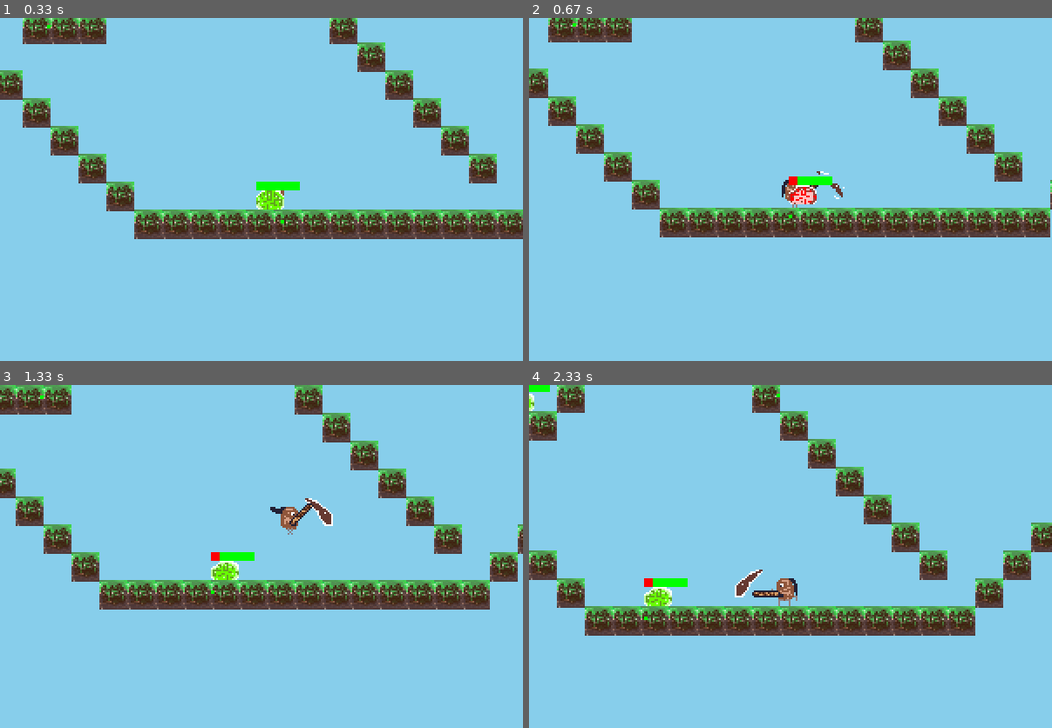
Above: before the commit, frames 1-4 (two rows, left to right).
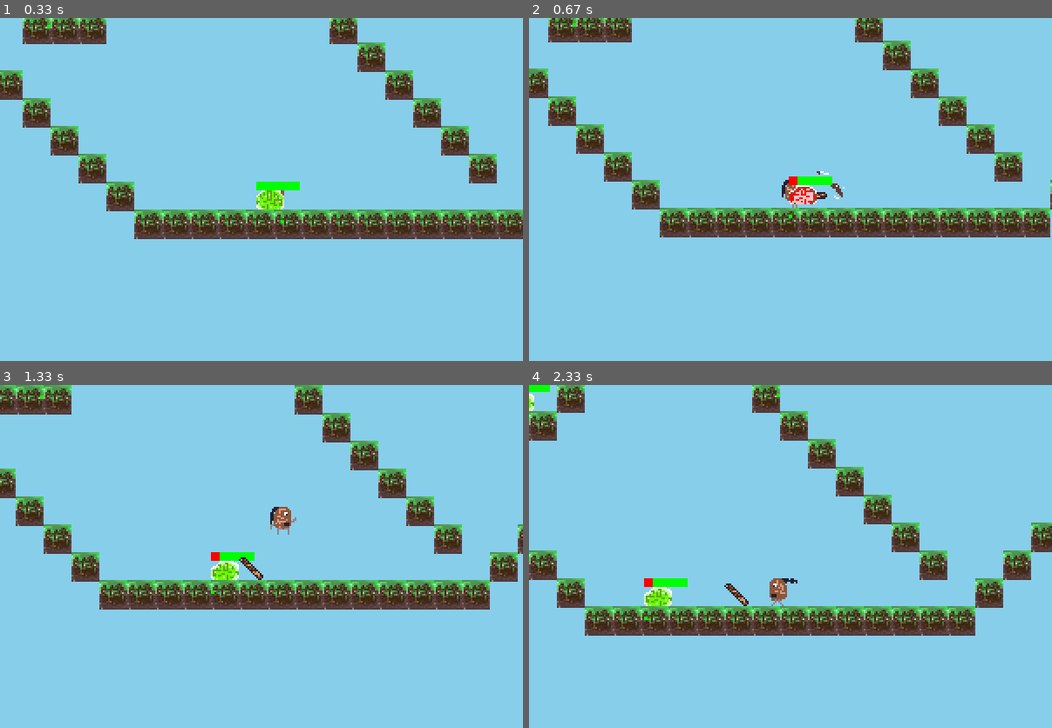
Above: after the commit, the same moments.

Repository: Aimisnotavailable/Python-Pygame
Game: pygame game, started from Game/game.py
Two runs of this game, one before a commit and one after it. Both use one fixed random seed, a clock stepped at 60 frames per second and the inputs below.
Inputs:
- Up to frame 1 (0.33 s): no input
- Up to frame 2 (0.67 s): tap X at 0.33 s
- Up to frame 3 (1.33 s): hold Right 0.67-1.13 s; tap X at 0.73, 1.03, 1.23 s; tap G at 0.82 s; hold Up from 1.17 s (still down)
- Up to frame 4 (2.33 s): release Up at 1.47 s; hold Right 1.5-1.97 s; tap X at 1.57, 1.87, 2.07 s; hold Left from 2 s (still down); tap G at 2.15 s

Frame 1 is identical in both runs. In frame 2, less than 0.1% of the frame differs, in the area x 53-57%, y 48-53%; in frame 3, 0.6%, in the area x 45-64%, y 32-57%; in frame 4, 0.6%.

Commit message:
Added items, item drops, and grab and pick-up functions

Diff:
--- a/Game/game.py
+++ b/Game/game.py
@@ -5,6 +5,7 @@
 from scripts.utils import load_image, load_images, Animation
 from scripts.tilemap import TileMap
 from scripts.entities import PhysicsEntities, Player, Enemy
+from scripts.items import Weapon
 
 class Game:
     def __init__(self):
@@ -20,10 +21,8 @@
         self.movement = [0, 0]
 
         self.scroll = [0, 0]
-
+        self.weapons = [Weapon('dirt_stick'), Weapon('slime_stick')]
         self.assets = {"grass" : load_images("tiles/grass"),
-                       "sword" : Animation(load_images("entities/weapon/sword"), image_dur=6),
-                       "slash" : Animation(load_images("particles/slash"), image_dur=10),
                        "player" : load_image("entities/player/player1.png"),
                        "player/idle" : Animation(load_images("entities/player/idle"), image_dur=10),
                        "player/jump" : Animation(load_images("entities/player/jump")),
@@ -31,16 +30,21 @@
                        "enemy" : load_image("entities/enemy/enemy.png"),
                        "enemy/idle" : Animation(load_images("entities/enemy/idle"), image_dur=7),
                        "enemy/damaged" : Animation(load_images("entities/enemy/damaged")),
-                       "enemy/run" : Animation(load_images("entities/enemy/run"), image_dur=5),}
+                       "enemy/run" : Animation(load_images("entities/enemy/run"), image_dur=5),
+                       "weapon" :{"dirt_stick" : self.weapons[0], "slime_stick": self.weapons[1]}
+                    }
 
+        self.current_weapon = self.weapons[0]
         self.tilemap = TileMap(self)
         self.tilemap.load("data/maps/map.json")
 
         self.pos = (self.display.get_width()//2, self.display.get_height()//2)
+        self.weapon_pos = self.pos
+        self.d_anim = self.assets['weapon']['dirt_stick'].drop_animation()
 
         self.player = Player(self, self.pos)
         self.enemies = [Enemy(self, self.pos)]
-
+        self.items_nearby = []
         for loc in self.tilemap.tilemap:
             if random.randint(0, 10) == 1:
                 self.enemies.append(Enemy(self, (self.tilemap.tilemap[loc]['pos'][0] * self.tilemap.tile_size, self.tilemap.tilemap[loc]['pos'][1] * self.tilemap.tile_size)))
@@ -71,8 +75,24 @@
                     if event.key == pygame.K_UP:
                         self.player.velocity[1] = -3
 
-                    if event.key == pygame.K_x and self.player.attacking <= 0:
+                    if event.key == pygame.K_x and self.player.attacking <= 0 and self.current_weapon is not None:
                         self.player.attacking = 30
+
+                    if event.key == pygame.K_g and self.current_weapon is not None:
+                        self.current_weapon.set_drop_status(self.player.pos.copy(), is_dropped=True)
+                        self.items_nearby.append(self.current_weapon)
+                        self.current_weapon = None
+
+                    if event.key == pygame.K_p:
+                        for item in self.items_nearby:
+                            print(item.pos[0], self.pos[0], item.pos[1], self.pos[1])
+                            if (item.pos[0] >= self.player.pos[0] - self.tilemap.tile_size and item.pos[0] <= self.player.pos[0] + self.tilemap.tile_size) and (item.pos[1] >= self.player.pos[1] - self.tilemap.tile_size and item.pos[1] <= self.player.pos[1] + self.tilemap.tile_size):
+                                if self.current_weapon is not None:
+                                    self.current_weapon.set_drop_status(self.player.pos.copy(), is_dropped=True)
+                                    self.items_nearby.append(self.current_weapon)
+                                self.current_weapon = item
+                                self.items_nearby.remove(self.current_weapon)
+                                break
 
                 if event.type == pygame.KEYUP:
 
@@ -99,10 +119,15 @@
                             enemy.attacked = 30
                             enemy.velocity[1] = -2
                             enemy.flip = not enemy.flip
+
                         if enemy.current_hp <= 0:
+                            dropped_item = Weapon('slime_stick')
+                            dropped_item.set_drop_status(enemy.pos,is_dropped=True)
+                            self.items_nearby.append(dropped_item)
                             self.enemies.remove(enemy)
 
-
+            for item in self.items_nearby:
+                item.render(self.display, render_scroll)
             self.screen.blit(pygame.transform.scale(self.display, self.screen.get_size()), (0, 0))
 
             pygame.display.update()
--- a/Game/scripts/entities.py
+++ b/Game/scripts/entities.py
@@ -20,14 +20,14 @@
 
         self.last_movement = [0, 0]
 
-    def set_action(self, action):
+    def set_action(self, action, weapon_name='dirt_stick'):
         if action != self.action:
             self.action = action
             if action != "attack":
                 self.animation = self.game.assets[self.type + '/' + self.action].copy()
             else:
-                self.weapon_animation = self.game.assets['sword'].copy()
-                self.particle_animation = self.game.assets['slash'].copy()
+                self.weapon_animation = self.game.assets['weapon'][weapon_name].weapon_animation()
+                self.weapon_particle_animation = self.game.assets['weapon'][weapon_name].particle_animation()
 
     def rect(self):
         return pygame.Rect(self.pos[0], self.pos[1], self.size[0], self.size[1])
@@ -137,8 +137,8 @@
         if self.collisions['down']:
             self.air_time = 0
         if self.attacking > 0:
-            self.set_action('attack')
-            self.particle_animation.update()
+            self.set_action('attack', self.game.current_weapon.name)
+            self.weapon_particle_animation.update()
             self.weapon_animation.update()
         elif self.air_time > 4:
             self.set_action('jump')
@@ -157,5 +157,5 @@
             slash_y = self.pos[1] - offset[1] - 5
 
             self.slash_rect = pygame.Rect(slash_x + offset[0], slash_y + offset[1], 8, 16)
-            surf.blit(pygame.transform.flip(self.particle_animation.img(), self.flip, False), (slash_x, slash_y))
+            surf.blit(pygame.transform.flip(self.weapon_particle_animation.img(), self.flip, False), (slash_x, slash_y))
             surf.blit(pygame.transform.flip(self.weapon_animation.img(), self.flip, False), (self.pos[0] - offset[0] + (-10 if self.flip else 10), self.pos[1] - offset[1] - 5))
--- /dev/null
+++ b/Game/scripts/items.py
@@ -0,0 +1,33 @@
+from scripts.utils import Animation, load_images
+
+class Weapon():
+    def __init__(self, name, is_dropped=False):
+        self.name = name
+        self.atk = 1
+        self.pos = (0, 0)
+        self.w_animation = Animation(load_images(f"items/weapons/swords/weapon_animation/{self.name}"), image_dur=6)
+        self.p_animation =  Animation(load_images(f"items/weapons/swords/particle_animation/{self.name}"), image_dur=10)
+        self.d_animation = Animation(load_images(f"items/weapons/swords/drop_animation/{self.name}"), image_dur=10)
+        self.is_dropped = True
+
+    def weapon_animation(self):
+        return self.w_animation.copy()
+
+    def particle_animation(self):
+        return self.p_animation.copy()
+
+    def drop_animation(self):
+        return self.d_animation.copy()
+
+    def set_drop_status(self, pos, is_dropped=False):
+        if is_dropped:
+            self.is_dropped = is_dropped
+            self.d_animation_c = self.drop_animation()
+            self.pos = pos
+        else:
+            self.is_dropped = is_dropped
+
+    def render(self, surf, offset=(0,0)):
+        if self.is_dropped:
+            surf.blit(self.d_animation_c.img(), (self.pos[0] - offset[0], self.pos[1] - offset[1]))
+            self.d_animation_c.update()
Renamed: Game/data/images/entities/weapon/sword/sword.png -> Game/data/images/items/weapons/swords/drop_animation/dirt_stick/sword1.png
Binary file added: Game/data/images/items/weapons/swords/drop_animation/dirt_stick/sword2.png
Binary file added: Game/data/images/items/weapons/swords/drop_animation/slime_stick/slime_stick1.png
Binary file added: Game/data/images/items/weapons/swords/drop_animation/slime_stick/slime_stick2.png
Renamed: Game/data/images/particles/slash/slash1.png -> Game/data/images/items/weapons/swords/particle_animation/dirt_stick/slash1.png
Renamed: Game/data/images/particles/slash/slash2.png -> Game/data/images/items/weapons/swords/particle_animation/dirt_stick/slash2.png
Renamed: Game/data/images/particles/slash/slash3.png -> Game/data/images/items/weapons/swords/particle_animation/dirt_stick/slash3.png
Binary file added: Game/data/images/items/weapons/swords/particle_animation/slime_stick/slash1.png
Binary file added: Game/data/images/items/weapons/swords/particle_animation/slime_stick/slash2.png
Binary file added: Game/data/images/items/weapons/swords/particle_animation/slime_stick/slash3.png
Renamed: Game/data/images/entities/weapon/sword/sword1.png -> Game/data/images/items/weapons/swords/weapon_animation/dirt_stick/sword1.png
Renamed: Game/data/images/entities/weapon/sword/sword2.png -> Game/data/images/items/weapons/swords/weapon_animation/dirt_stick/sword2.png
(and 2 more such lines)
